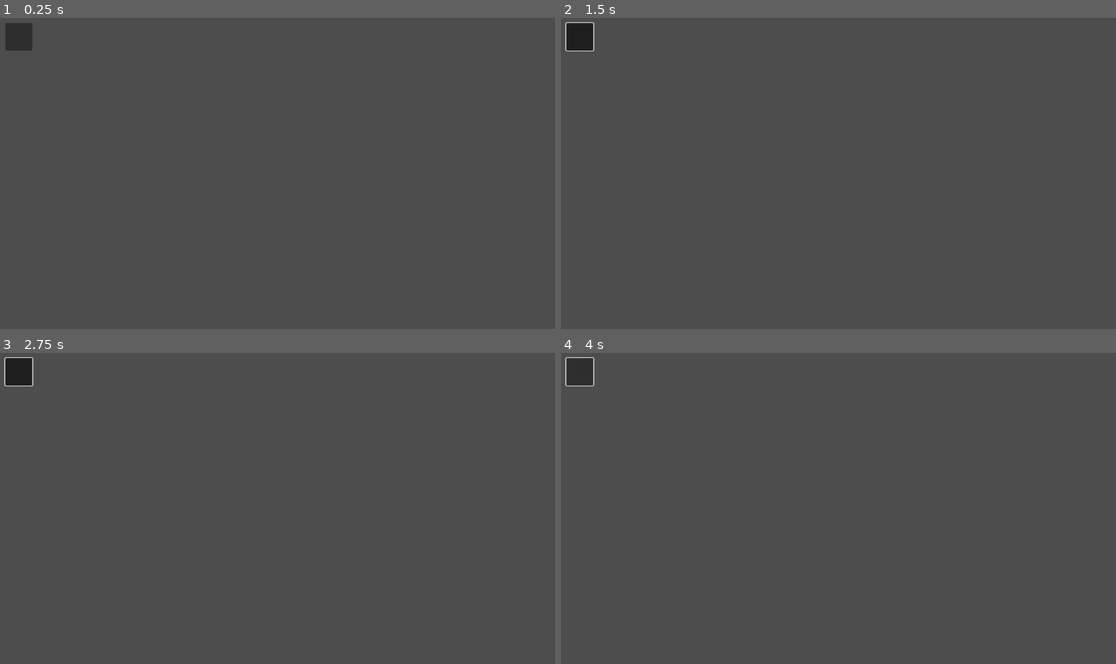
Above: before the commit, frames 1-4 (two rows, left to right).
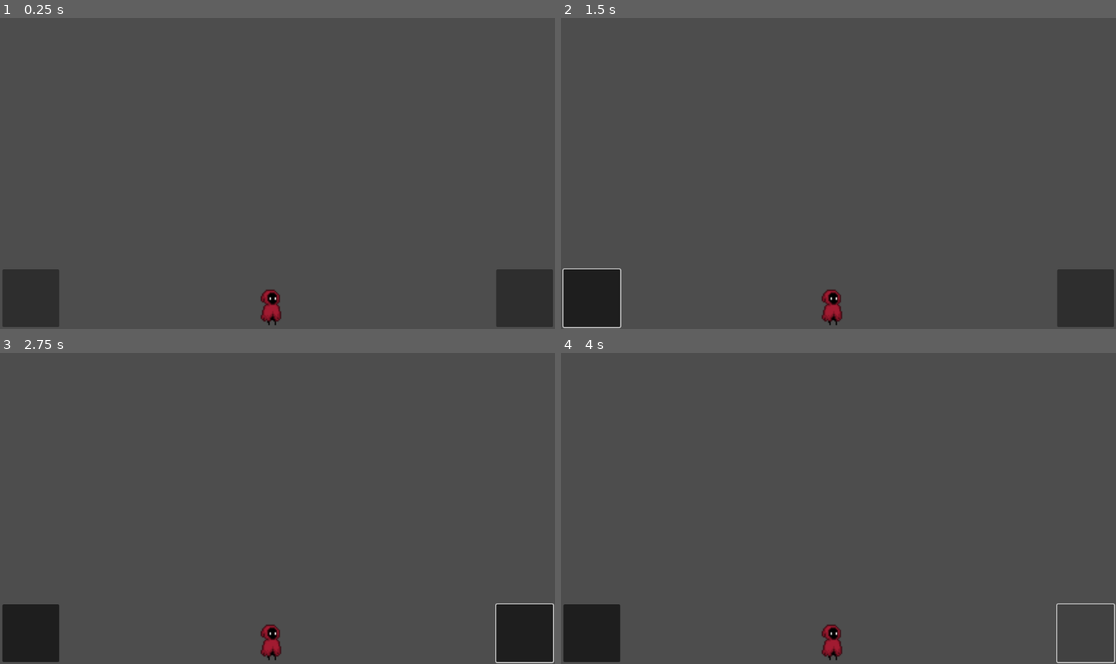
Above: after the commit, the same moments.

Repository: PerformX2/cruz_nicolas_tp1_582301MO
Game: Godot game, scene res://project.godot.tscn
Same seed, same stepped clock (60 frames per second), same inputs: the game is played once before the commit and once after it.
Inputs (mouse positions are in pixels of both pictures, inside the frame that each line leads up to):
- Up to frame 1 (0.25 s): no input
- Up to frame 2 (1.5 s): click (577, 36) at 0.52 s; click (594, 297) at 1.27 s
- Up to frame 3 (2.75 s): click (527, 632) at 2.02 s
- Up to frame 4 (4 s): click (577, 371) at 2.77 s; click (1088, 632) at 3.52 s

The runs differ from the first frame. In frame 1, 4.5% of the frame differs, in the area x 0-100%, y 1-100%; in frame 2, 4.7%; in frame 3, 4.7%; in frame 4, 2.9%.

Commit message:
ajout des spritesheets

Diff:
--- a/projet_jeu_nico/project.godot.tscn
+++ b/projet_jeu_nico/project.godot.tscn
@@ -1,6 +1,244 @@
-[gd_scene load_steps=2 format=3 uid="uid://dbmvbfvan8544"]
+[gd_scene load_steps=51 format=3 uid="uid://dbmvbfvan8544"]
+
+[ext_resource type="Texture2D" uid="uid://b2oyiihqyahkp" path="res://assets/images/AnimationSheet_Character_split/tile000.png" id="1_cmru6"]
+[ext_resource type="Texture2D" uid="uid://thnexdvje80g" path="res://assets/images/AnimationSheet_Character_split/tile064.png" id="1_xducm"]
+[ext_resource type="Texture2D" uid="uid://bknapo5jvrqnv" path="res://assets/images/AnimationSheet_Character_split/tile001.png" id="2_26v4c"]
+[ext_resource type="Texture2D" uid="uid://c24v2jwabhg2o" path="res://assets/images/AnimationSheet_Character_split/tile065.png" id="2_yeknk"]
+[ext_resource type="Texture2D" uid="uid://n10fydo0ext7" path="res://assets/images/AnimationSheet_Character_split/tile008.png" id="3_beifl"]
+[ext_resource type="Texture2D" uid="uid://cws5xcy5g8byo" path="res://assets/images/AnimationSheet_Character_split/tile066.png" id="3_bkxak"]
+[ext_resource type="Texture2D" uid="uid://c210vvhbxernr" path="res://assets/images/AnimationSheet_Character_split/tile009.png" id="4_mm05w"]
+[ext_resource type="Texture2D" uid="uid://bxp45p184r8hb" path="res://assets/images/AnimationSheet_Character_split/tile067.png" id="4_p34t8"]
+[ext_resource type="Texture2D" uid="uid://yq46et2tc53l" path="res://assets/images/AnimationSheet_Character_split/tile068.png" id="5_jec38"]
+[ext_resource type="Texture2D" uid="uid://qfk6lb57tjb2" path="res://assets/images/AnimationSheet_Character_split/tile069.png" id="6_u7k4a"]
+[ext_resource type="Texture2D" uid="uid://bdtrphasf4ofk" path="res://assets/images/AnimationSheet_Character_split/tile070.png" id="7_8vigj"]
+[ext_resource type="Texture2D" uid="uid://h2sgg0odx520" path="res://assets/images/AnimationSheet_Character_split/tile071.png" id="8_yi46y"]
+[ext_resource type="Texture2D" uid="uid://b6bag3xikf0jd" path="res://assets/images/AnimationSheet_Character_split/tile032.png" id="9_hreph"]
+[ext_resource type="Texture2D" uid="uid://d07fwa67qfs8a" path="res://assets/images/AnimationSheet_Character_split/tile033.png" id="10_3n2oi"]
+[ext_resource type="Texture2D" uid="uid://chwaaog4ynmnh" path="res://assets/images/AnimationSheet_Character_split/tile034.png" id="11_0rtym"]
+[ext_resource type="Texture2D" uid="uid://cfoauuqsea8my" path="res://assets/images/AnimationSheet_Character_split/tile035.png" id="12_jver1"]
+[ext_resource type="Texture2D" uid="uid://c1yqdc746lwlm" path="res://assets/images/AnimationSheet_Character_split/tile036.png" id="13_upsj0"]
+[ext_resource type="Texture2D" uid="uid://bmljxb8gm7n7k" path="res://assets/images/AnimationSheet_Character_split/tile037.png" id="14_dx6yi"]
+[ext_resource type="Texture2D" uid="uid://v371dq7kso4p" path="res://assets/images/AnimationSheet_Character_split/tile040.png" id="15_o8n2n"]
+[ext_resource type="Texture2D" uid="uid://crx1dhrtxy1rh" path="res://assets/images/AnimationSheet_Character_split/tile041.png" id="16_puj1n"]
+[ext_resource type="Texture2D" uid="uid://cc700hlcp260b" path="res://assets/images/AnimationSheet_Character_split/tile042.png" id="17_u35g3"]
+[ext_resource type="Texture2D" uid="uid://bo7k30snb2vvu" path="res://assets/images/AnimationSheet_Character_split/tile043.png" id="18_f5cml"]
+[ext_resource type="Texture2D" uid="uid://m8b56e1jwwpn" path="res://assets/images/AnimationSheet_Character_split/tile044.png" id="19_da540"]
+[ext_resource type="Texture2D" uid="uid://csrwwcnp57obm" path="res://assets/images/AnimationSheet_Character_split/tile045.png" id="20_g86rb"]
+[ext_resource type="Texture2D" uid="uid://b2fy8n6jypm0t" path="res://assets/images/AnimationSheet_Character_split/tile046.png" id="21_p0xdh"]
+[ext_resource type="Texture2D" uid="uid://bg3n0a2lvcova" path="res://assets/images/AnimationSheet_Character_split/tile047.png" id="22_3j2ns"]
+[ext_resource type="Texture2D" uid="uid://v3k4t2mhidcl" path="res://assets/images/AnimationSheet_Character_split/tile056.png" id="23_707dl"]
+[ext_resource type="Texture2D" uid="uid://b8qmp1nsyalta" path="res://assets/images/AnimationSheet_Character_split/tile057.png" id="24_v5hy7"]
+[ext_resource type="Texture2D" uid="uid://dytiqdy3bhad" path="res://assets/images/AnimationSheet_Character_split/tile058.png" id="25_ykncw"]
+[ext_resource type="Texture2D" uid="uid://d13ywskia6pff" path="res://assets/images/AnimationSheet_Character_split/tile059.png" id="26_gwo0h"]
+[ext_resource type="Texture2D" uid="uid://d0pirgtbtfya6" path="res://assets/images/AnimationSheet_Character_split/tile060.png" id="27_1l8o8"]
+[ext_resource type="Texture2D" uid="uid://cp35oalerhkwr" path="res://assets/images/AnimationSheet_Character_split/tile061.png" id="28_7k8cj"]
+[ext_resource type="Texture2D" uid="uid://w4kdq5nf18pj" path="res://assets/images/AnimationSheet_Character_split/tile062.png" id="29_3vk1y"]
+[ext_resource type="Texture2D" uid="uid://caih01vp5kttp" path="res://assets/images/AnimationSheet_Character_split/tile063.png" id="30_p5072"]
+[ext_resource type="Texture2D" uid="uid://ddlhf62eyg1pq" path="res://assets/images/AnimationSheet_Character_split/tile024.png" id="31_l0tta"]
+[ext_resource type="Texture2D" uid="uid://dugexoxea6i65" path="res://assets/images/AnimationSheet_Character_split/tile025.png" id="32_oejqu"]
+[ext_resource type="Texture2D" uid="uid://bde53s4n6v62i" path="res://assets/images/AnimationSheet_Character_split/tile026.png" id="33_0uubn"]
+[ext_resource type="Texture2D" uid="uid://dwxn0xwx647cj" path="res://assets/images/AnimationSheet_Character_split/tile027.png" id="34_vxhrt"]
+[ext_resource type="Texture2D" uid="uid://3jxwvqc1gl45" path="res://assets/images/AnimationSheet_Character_split/tile028.png" id="35_tts8q"]
+[ext_resource type="Texture2D" uid="uid://ce3ssarrlhwbv" path="res://assets/images/AnimationSheet_Character_split/tile029.png" id="36_i6gd6"]
+[ext_resource type="Texture2D" uid="uid://bcny4cia0cg7" path="res://assets/images/AnimationSheet_Character_split/tile030.png" id="37_wnyaf"]
+[ext_resource type="Texture2D" uid="uid://bli0b6xlrub81" path="res://assets/images/AnimationSheet_Character_split/tile031.png" id="38_03hhr"]
+[ext_resource type="Texture2D" uid="uid://go0i2wiprmgn" path="res://assets/images/AnimationSheet_Character_split/tile048.png" id="43_3m071"]
+[ext_resource type="Texture2D" uid="uid://cjox64apmrrk1" path="res://assets/images/AnimationSheet_Character_split/tile049.png" id="44_gm4hr"]
+[ext_resource type="Texture2D" uid="uid://bc5pn63v4kltk" path="res://assets/images/AnimationSheet_Character_split/tile050.png" id="45_fvppr"]
+[ext_resource type="Texture2D" uid="uid://ma68i4mvwe4x" path="res://assets/images/AnimationSheet_Character_split/tile016.png" id="46_v1h42"]
+[ext_resource type="Texture2D" uid="uid://bds5udcysb6qj" path="res://assets/images/AnimationSheet_Character_split/tile017.png" id="47_luo6d"]
+[ext_resource type="Texture2D" uid="uid://drv55bpe4puuq" path="res://assets/images/AnimationSheet_Character_split/tile018.png" id="48_lh5hq"]
+[ext_resource type="Texture2D" uid="uid://w43q00cpjbgc" path="res://assets/images/AnimationSheet_Character_split/tile019.png" id="49_nltb4"]
 
 [sub_resource type="SpriteFrames" id="SpriteFrames_ry48v"]
+animations = [{
+"frames": [{
+"duration": 1.0,
+"texture": ExtResource("1_xducm")
+}, {
+"duration": 1.0,
+"texture": ExtResource("2_yeknk")
+}, {
+"duration": 1.0,
+"texture": ExtResource("3_bkxak")
+}, {
+"duration": 1.0,
+"texture": ExtResource("4_p34t8")
+}, {
+"duration": 1.0,
+"texture": ExtResource("5_jec38")
+}, {
+"duration": 1.0,
+"texture": ExtResource("6_u7k4a")
+}, {
+"duration": 1.0,
+"texture": ExtResource("7_8vigj")
+}, {
+"duration": 1.0,
+"texture": ExtResource("8_yi46y")
+}],
+"loop": true,
+"name": &"attack",
+"speed": 5.0
+}, {
+"frames": [{
+"duration": 1.0,
+"texture": ExtResource("9_hreph")
+}, {
+"duration": 1.0,
+"texture": ExtResource("10_3n2oi")
+}, {
+"duration": 1.0,
+"texture": ExtResource("11_0rtym")
+}, {
+"duration": 1.0,
+"texture": ExtResource("12_jver1")
+}, {
+"duration": 1.0,
+"texture": ExtResource("13_upsj0")
+}, {
+"duration": 1.0,
+"texture": ExtResource("14_dx6yi")
+}],
+"loop": true,
+"name": &"crouching",
+"speed": 5.0
+}, {
+"frames": [{
+"duration": 1.0,
+"texture": ExtResource("15_o8n2n")
+}, {
+"duration": 1.0,
+"texture": ExtResource("16_puj1n")
+}, {
+"duration": 1.0,
+"texture": ExtResource("17_u35g3")
+}, {
+"duration": 1.0,
+"texture": ExtResource("18_f5cml")
+}, {
+"duration": 1.0,
+"texture": ExtResource("19_da540")
+}, {
+"duration": 1.0,
+"texture": ExtResource("20_g86rb")
+}, {
+"duration": 1.0,
+"texture": ExtResource("21_p0xdh")
+}, {
+"duration": 1.0,
+"texture": ExtResource("22_3j2ns")
+}],
+"loop": true,
+"name": &"jumping",
+"speed": 5.0
+}, {
+"frames": [{
+"duration": 1.0,
+"texture": ExtResource("23_707dl")
+}, {
+"duration": 1.0,
+"texture": ExtResource("24_v5hy7")
+}, {
+"duration": 1.0,
+"texture": ExtResource("25_ykncw")
+}, {
+"duration": 1.0,
+"texture": ExtResource("26_gwo0h")
+}, {
+"duration": 1.0,
+"texture": ExtResource("27_1l8o8")
+}, {
+"duration": 1.0,
+"texture": ExtResource("28_7k8cj")
+}, {
+"duration": 1.0,
+"texture": ExtResource("29_3vk1y")
+}, {
+"duration": 1.0,
+"texture": ExtResource("30_p5072")
+}],
+"loop": true,
+"name": &"lying on the floor",
+"speed": 5.0
+}, {
+"frames": [{
+"duration": 1.0,
+"texture": ExtResource("31_l0tta")
+}, {
+"duration": 1.0,
+"texture": ExtResource("32_oejqu")
+}, {
+"duration": 1.0,
+"texture": ExtResource("33_0uubn")
+}, {
+"duration": 1.0,
+"texture": ExtResource("34_vxhrt")
+}, {
+"duration": 1.0,
+"texture": ExtResource("35_tts8q")
+}, {
+"duration": 1.0,
+"texture": ExtResource("36_i6gd6")
+}, {
+"duration": 1.0,
+"texture": ExtResource("37_wnyaf")
+}, {
+"duration": 1.0,
+"texture": ExtResource("38_03hhr")
+}],
+"loop": true,
+"name": &"runing",
+"speed": 5.0
+}, {
+"frames": [{
+"duration": 1.0,
+"texture": ExtResource("1_cmru6")
+}, {
+"duration": 1.0,
+"texture": ExtResource("2_26v4c")
+}, {
+"duration": 1.0,
+"texture": ExtResource("3_beifl")
+}, {
+"duration": 1.0,
+"texture": ExtResource("4_mm05w")
+}],
+"loop": true,
+"name": &"standing",
+"speed": 5.0
+}, {
+"frames": [{
+"duration": 1.0,
+"texture": ExtResource("43_3m071")
+}, {
+"duration": 1.0,
+"texture": ExtResource("44_gm4hr")
+}, {
+"duration": 1.0,
+"texture": ExtResource("45_fvppr")
+}],
+"loop": true,
+"name": &"vanishing",
+"speed": 5.0
+}, {
+"frames": [{
+"duration": 1.0,
+"texture": ExtResource("46_v1h42")
+}, {
+"duration": 1.0,
+"texture": ExtResource("47_luo6d")
+}, {
+"duration": 1.0,
+"texture": ExtResource("48_lh5hq")
+}, {
+"duration": 1.0,
+"texture": ExtResource("49_nltb4")
+}],
+"loop": true,
+"name": &"walking",
+"speed": 5.0
+}]
 
 [node name="Control" type="Control"]
 layout_mode = 3
@@ -10,15 +248,26 @@
 grow_horizontal = 2
 grow_vertical = 2
 
-[node name="Button" type="Button" parent="."]
+[node name="button_sound" type="Button" parent="."]
 layout_mode = 0
-offset_left = 11.0
-offset_top = 12.0
-offset_right = 67.0
-offset_bottom = 69.0
+offset_left = 5.0
+offset_top = 524.0
+offset_right = 123.0
+offset_bottom = 644.0
 toggle_mode = true
 
-[node name="AnimatedSprite2D" type="AnimatedSprite2D" parent="Button"]
+[node name="AnimatedSprite2D" type="AnimatedSprite2D" parent="."]
+position = Vector2(565, 598)
+scale = Vector2(2.64063, 2.64063)
 sprite_frames = SubResource("SpriteFrames_ry48v")
-
-[node name="CollisionShape2D" type="CollisionShape2D" parent="Button"]
+animation = &"crouching"
+
+[node name="CollisionShape2D" type="CollisionShape2D" parent="."]
+position = Vector2(11, 12)
+
+[node name="button_colors" type="Button" parent="."]
+offset_left = 1030.0
+offset_top = 524.0
+offset_right = 1148.0
+offset_bottom = 644.0
+toggle_mode = true
Not shown, changed: docs/index.html
Not shown, changed: docs/index.pck
